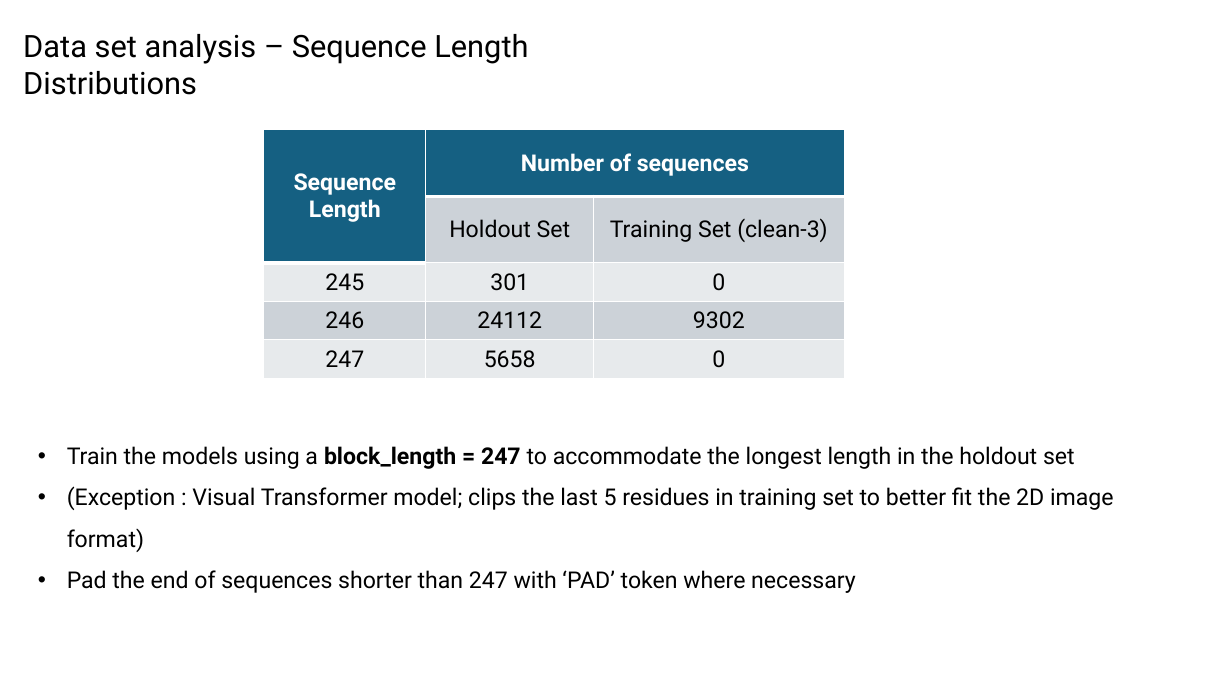
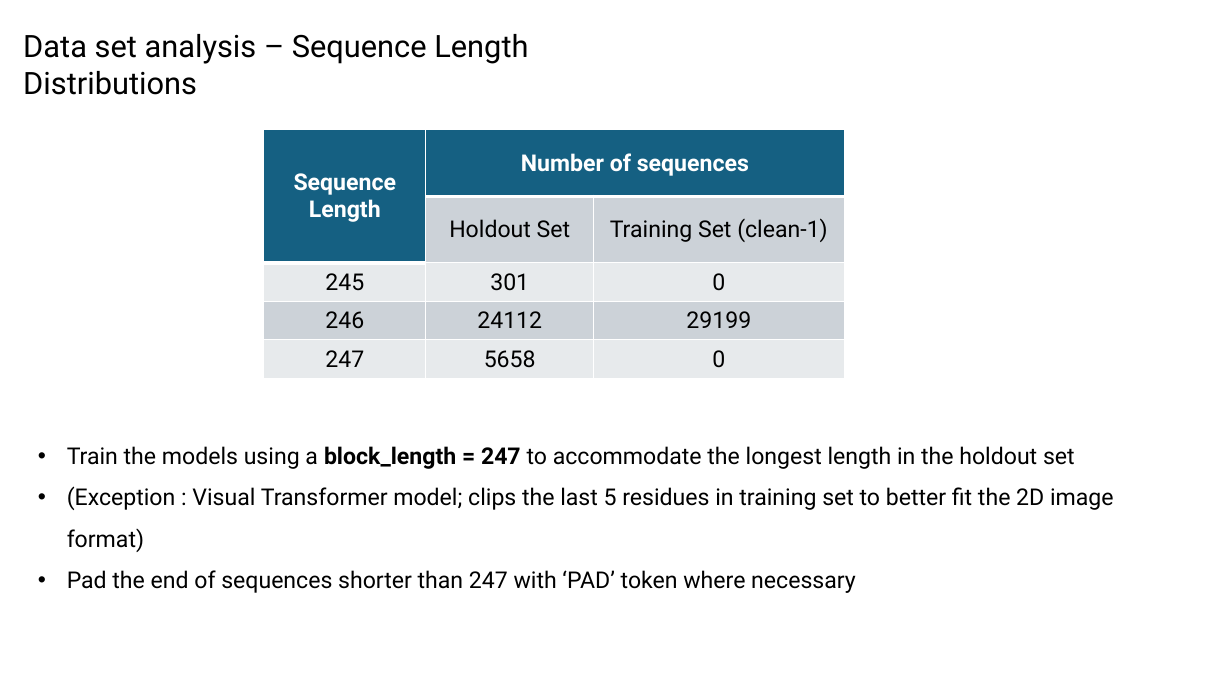
Before and after one commit to planaria158/BERT-antibody-antigen-binding-energy, a slide deck: slide 6 of Homework-aAlphaBio.pptx (slide 5 before the commit). Drawn at 1232x693 pixels with LibreOffice and Linux fonts; fonts in the diff are those of the drawing. Boxes give left, top, right and bottom in pixels: in the first picture for what was removed or moved away, otherwise in the second. Text is boxed around its words. In the diff, an @@ line names an element or a change of style, - is before the commit and + after.

```diff
--- a/Homework-aAlphaBio.pptx
+++ b/Homework-aAlphaBio.pptx
@@ table at box(263, 130, 845, 379) @@
-row 2, column 3: Training Set (clean-3)
+row 2, column 3: Training Set (clean-1)
-row 4, column 3: 9302
+row 4, column 3: 29199
```
Also in this commit, not shown: 11 other slides changed, 3 slides added, 1 other file.
